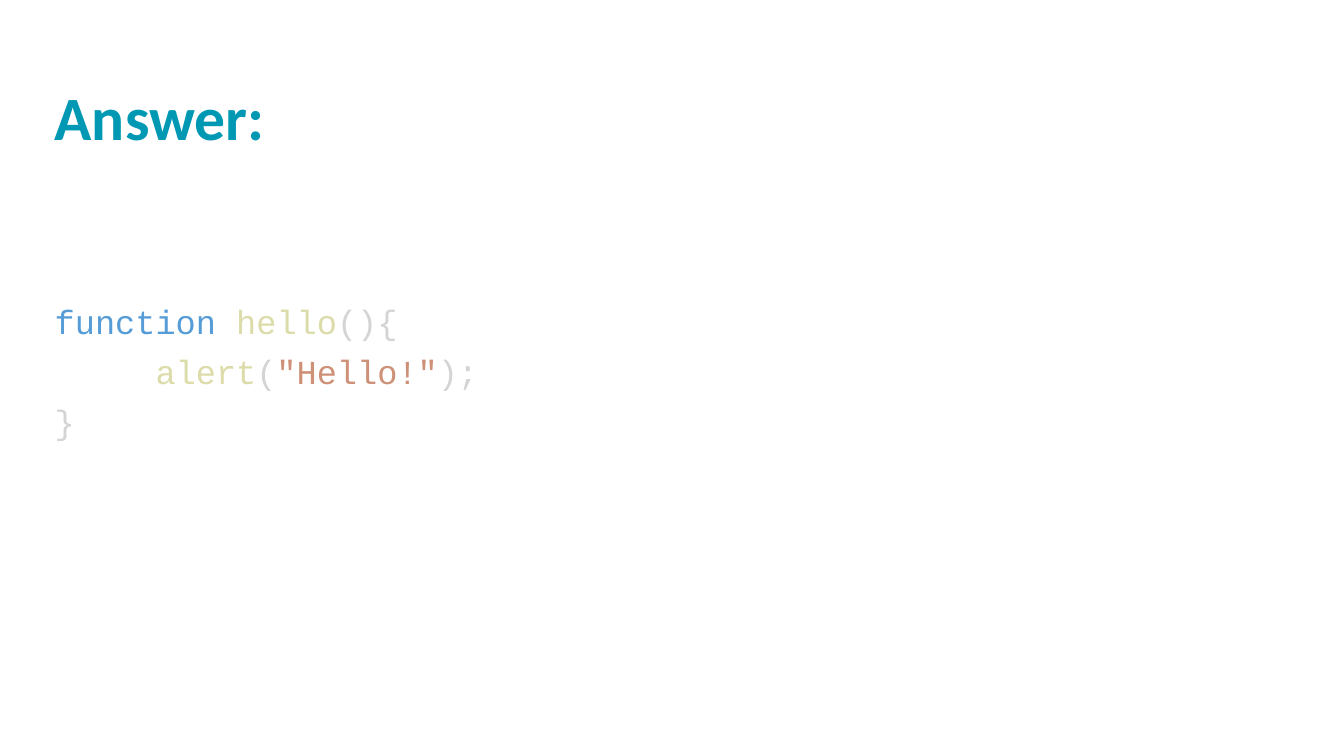
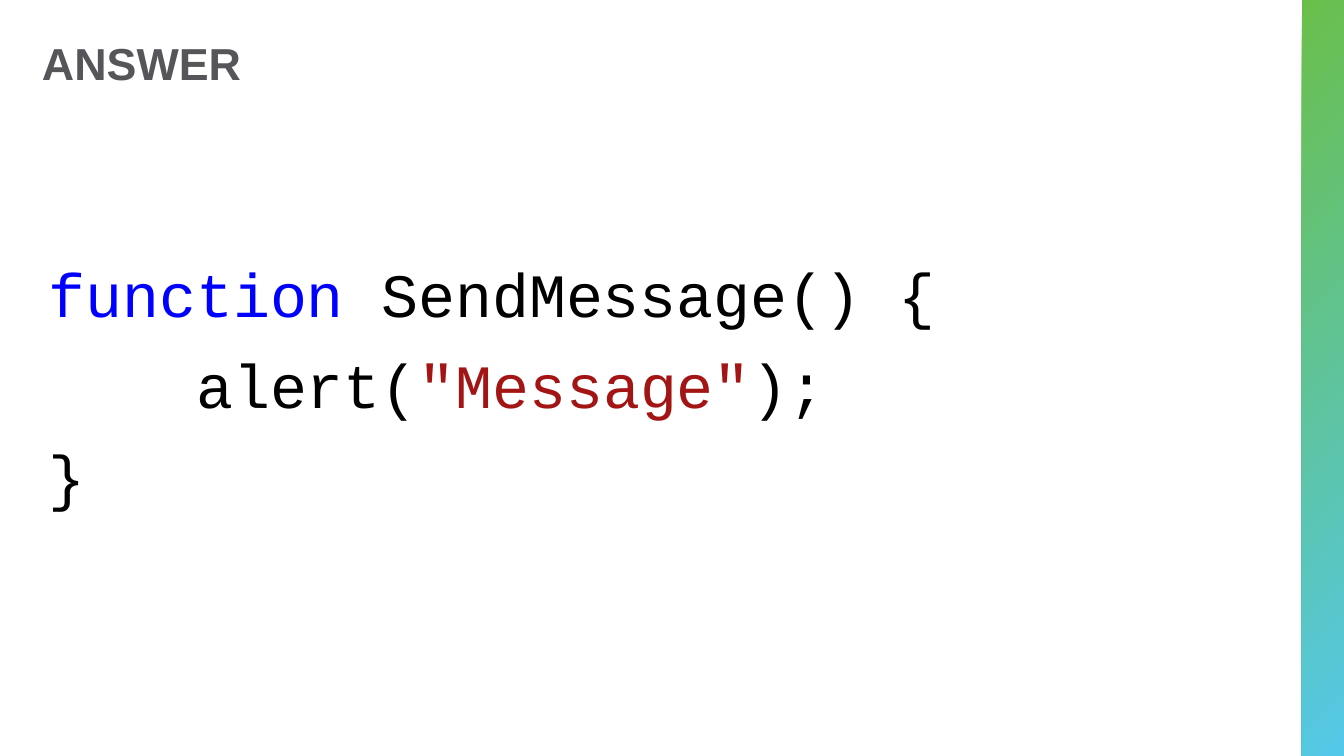
Before and after one commit to hytechclub/web-102, a slide deck: slide 11 of Week04/Review.pptx. Drawn at 1344x756 pixels with LibreOffice and Linux fonts; fonts in the diff are those of the drawing; background and template pictures are left out. Boxes give left, top, right and bottom in pixels: in the first picture for what was removed or moved away, otherwise in the second. Text is boxed around its words. In the diff, an @@ line names an element or a change of style, - is before the commit and + after.

```diff
--- a/Week04/Review.pptx
+++ b/Week04/Review.pptx
@@ title "ANSWER" at [42, 48, 241, 81]: vertical alignment top to middle @@
@@ rectangle added at [1303, 0, 1344, 756], fill gradient #6ABF4B to #54C8E8 @@
@@ title at [42, 48, 241, 81]: text changed; size 44 to 32 pt; font Calibri to Arial; text colour #0098B2 to #56565A @@
-Answer:
+ANSWER
@@ text "function SendMessage() {": place and size @@
-text "function SendMessage() {" at [55, 309, 479, 391]
+text "function SendMessage() {" at [48, 274, 861, 421]
@@ text "function SendMessage() {" at [48, 274, 861, 421]: size 24 to 44 pt, text colour #D4D4D4 to #000000 in "}"; indent changed; line spacing 0.9 to 1; more space between paragraphs; vertical alignment top to middle @@
@@ text at [48, 274, 861, 421]: text changed; size 24 to 44 pt; text colour #DCDCAA to #000000 @@
-function hello(){
-alert("Hello!");
+function SendMessage() {
+alert("Message");
```
Also in this commit, not shown: 10 other slides changed, 3 slides added, 3 slides removed, 4 other files.
